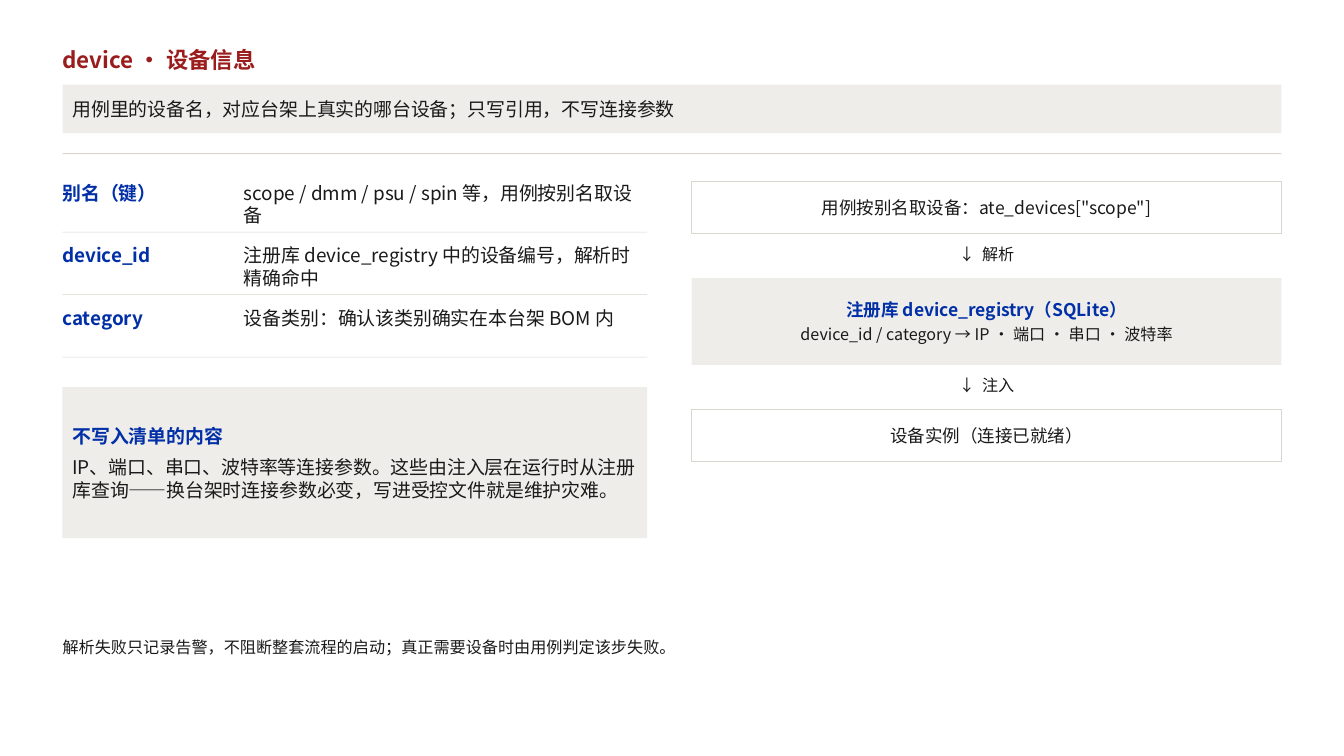
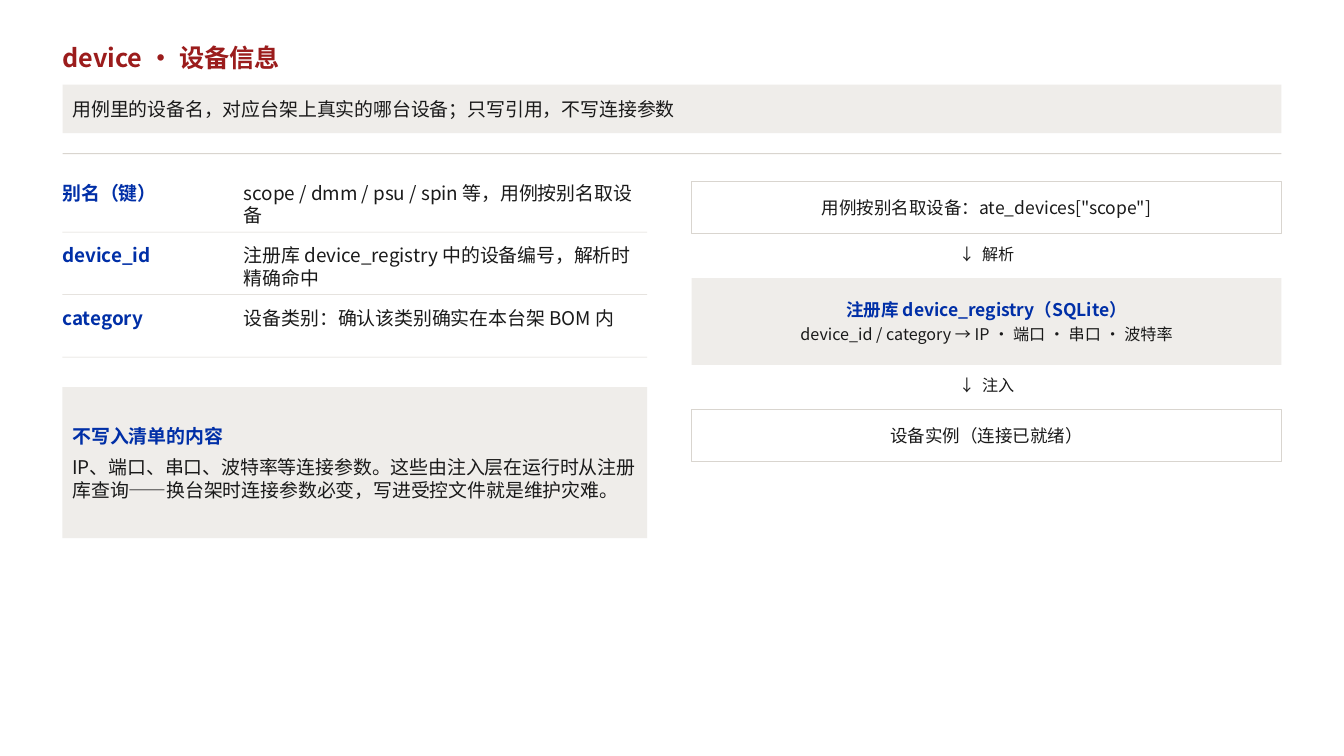
Before and after one commit to KenerlMage/ATEDemo, a slide deck: slide 6 of docs/TPS用例集设计.pptx. Drawn at 1344x756 pixels with LibreOffice and Linux fonts; fonts in the diff are those of the drawing. Boxes give left, top, right and bottom in pixels: in the first picture for what was removed or moved away, otherwise in the second. Text is boxed around its words. In the diff, an @@ line names an element or a change of style, - is before the commit and + after.

```diff
--- a/docs/TPS用例集设计.pptx
+++ b/docs/TPS用例集设计.pptx
@@ text "device · 设备信息" at (x1=63, y1=45, x2=280, y2=70): size 16 to 18 pt @@
@@ text removed at (x1=63, y1=639, x2=676, y2=656) @@
-解析失败只记录告警，不阻断整套流程的启动；真正需要设备时由用例判定该步失败。
```
Also in this commit, not shown: 9 other slides changed.
